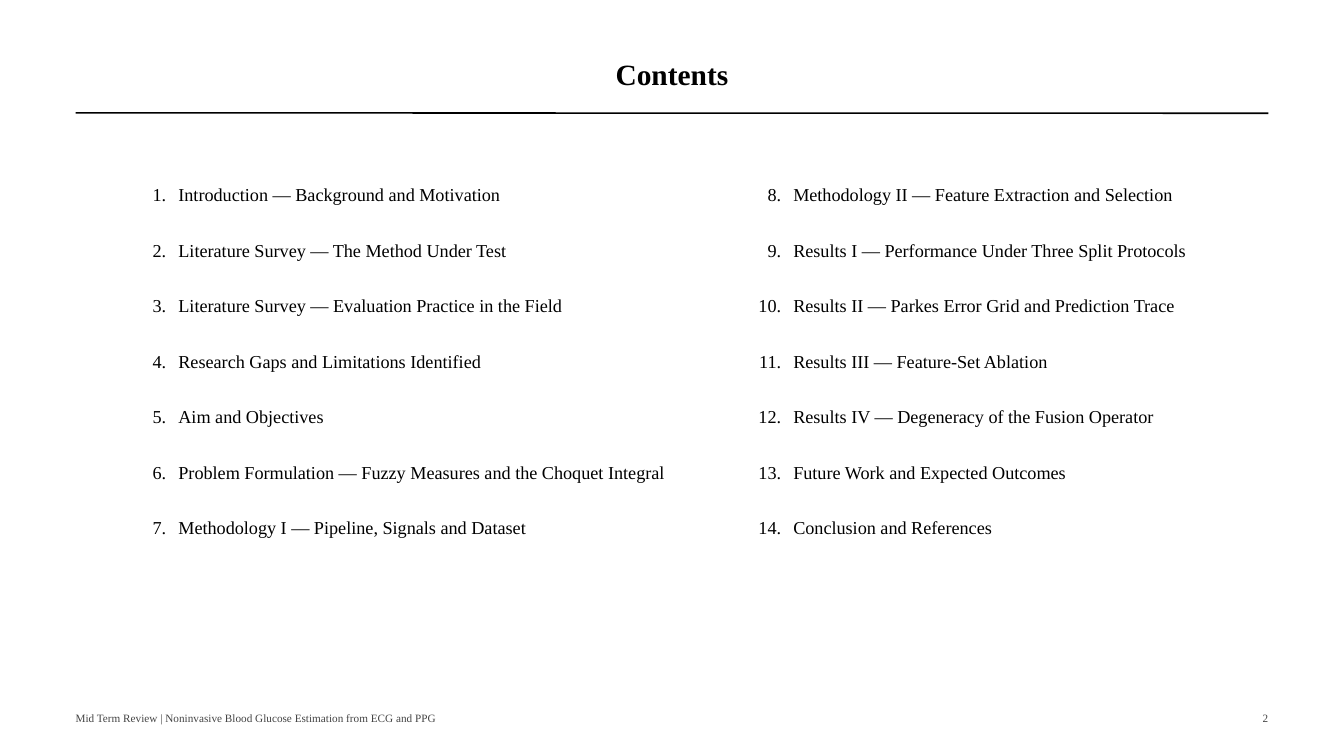
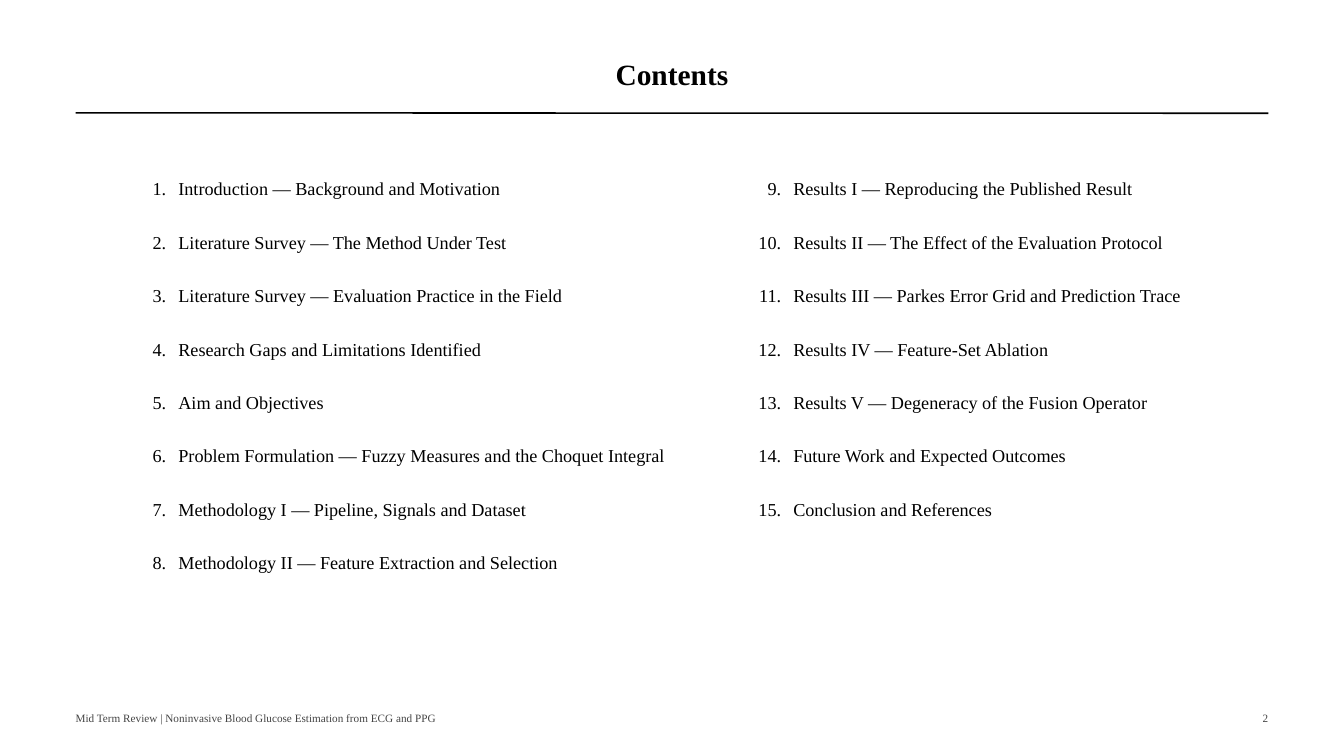
Before and after one commit to navtesh21/btp-project, a slide deck: slide 2 of deck/btp_midterm_review.pptx. Drawn at 1344x756 pixels with LibreOffice and Linux fonts; fonts in the diff are those of the drawing. Boxes give left, top, right and bottom in pixels: in the first picture for what was removed or moved away, otherwise in the second. Text is boxed around its words. In the diff, an @@ line names an element or a change of style, - is before the commit and + after.

```diff
--- a/deck/btp_midterm_review.pptx
+++ b/deck/btp_midterm_review.pptx
@@ text "1." moved from (x1=153, y1=189, x2=167, y2=202) to (x1=153, y1=183, x2=167, y2=196) @@
@@ text "Introduction — Background and Motivation" moved from (x1=178, y1=188, x2=500, y2=205) to (x1=178, y1=182, x2=500, y2=199) @@
@@ text "9." moved from (x1=768, y1=245, x2=782, y2=258) to (x1=768, y1=183, x2=782, y2=196) @@
@@ text at (x1=793, y1=182, x2=1132, y2=199): text changed @@
-Results I — Performance Under Three Split Protocols
+Results I — Reproducing the Published Result
@@ text added at (x1=793, y1=236, x2=1163, y2=249), 13 pt, text #000000 @@
+Results II — The Effect of the Evaluation Protocol
@@ text at (x1=793, y1=289, x2=1181, y2=302): text changed @@
-Results II — Parkes Error Grid and Prediction Trace
+Results III — Parkes Error Grid and Prediction Trace
@@ 6 texts moved together from (x1=153, y1=244, x2=562, y2=372) to (x1=153, y1=236, x2=562, y2=360) @@
@@ 3 texts moved together from (x1=758, y1=300, x2=781, y2=424) to (x1=758, y1=237, x2=781, y2=357) @@
@@ text at (x1=793, y1=343, x2=1049, y2=356): text changed @@
-Results III — Feature-Set Ablation
+Results IV — Feature-Set Ablation
@@ text "13." moved from (x1=758, y1=467, x2=781, y2=480) to (x1=758, y1=397, x2=781, y2=410) @@
@@ text at (x1=793, y1=396, x2=1148, y2=413): text changed @@
-Results IV — Degeneracy of the Fusion Operator
+Results V — Degeneracy of the Fusion Operator
@@ text "14." moved from (x1=758, y1=522, x2=781, y2=535) to (x1=758, y1=450, x2=781, y2=463) @@
@@ 5 texts moved together from (x1=153, y1=410, x2=1066, y2=483) to (x1=153, y1=396, x2=1066, y2=466) @@
@@ 3 texts moved together from (x1=153, y1=521, x2=992, y2=538) to (x1=153, y1=503, x2=992, y2=520) @@
@@ text added at (x1=758, y1=504, x2=781, y2=517), 13 pt, text #000000 @@
+15.
@@ text "8." moved from (x1=768, y1=189, x2=782, y2=202) to (x1=153, y1=557, x2=167, y2=570) @@
@@ text "Methodology II — Feature Extraction ..." moved from (x1=793, y1=188, x2=1173, y2=205) to (x1=178, y1=556, x2=558, y2=573) @@
```
Also in this commit, not shown: 11 other slides changed, 2 slides added, 1 slide removed, 2 other files.
